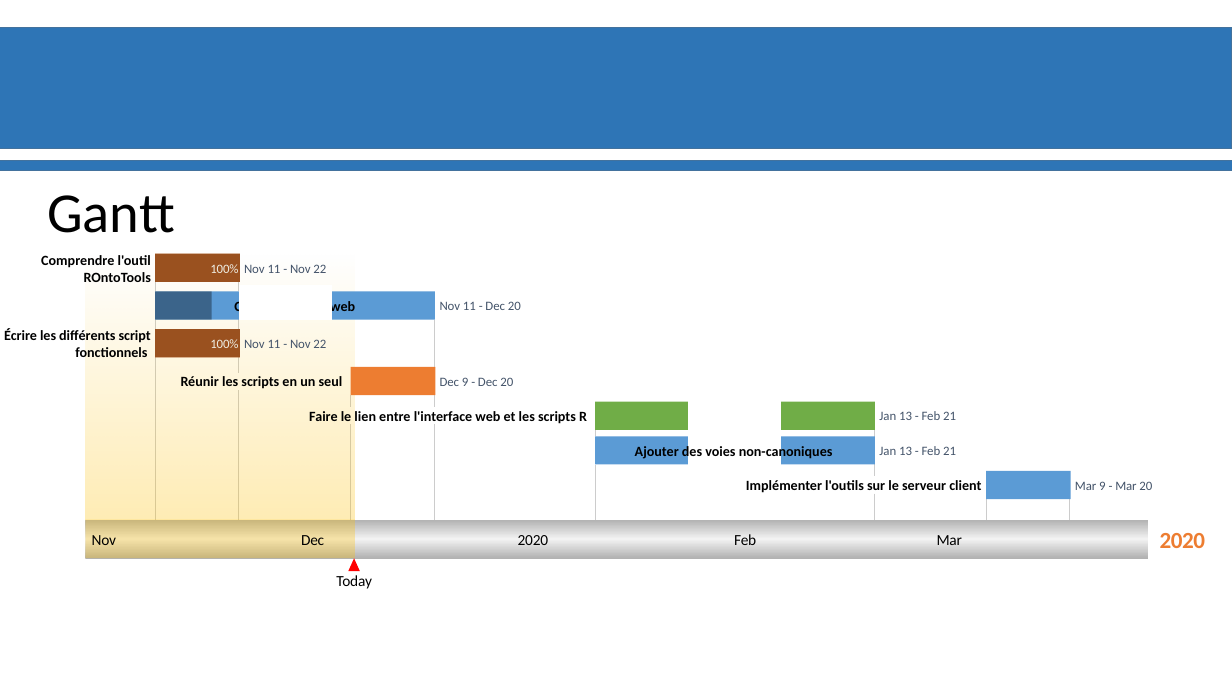
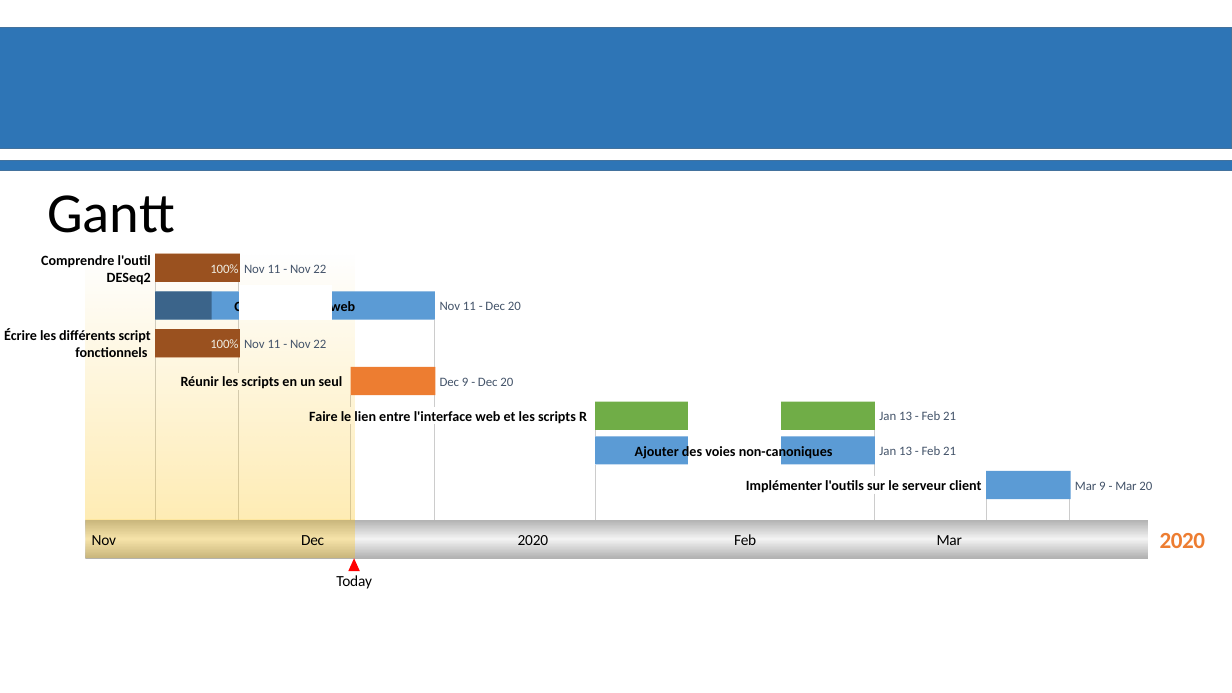
Before and after one commit to materrien/Projet-INSERM, a slide deck: slide 5 of Diapos_Suivit_projet.pptx. Drawn at 1232x693 pixels with LibreOffice and Linux fonts; fonts in the diff are those of the drawing; background and template pictures are left out. Boxes give left, top, right and bottom in pixels: in the first picture for what was removed or moved away, otherwise in the second. Text is boxed around its words. In the diff, an @@ line names an element or a change of style, - is before the commit and + after.

```diff
--- a/Diapos_Suivit_projet.pptx
+++ b/Diapos_Suivit_projet.pptx
@@ text at box(41, 255, 151, 285): text changed @@
-Comprendre l'outil ROntoTools
+Comprendre l'outil DESeq2
```
Also in this commit, not shown: 4 other slides changed.
